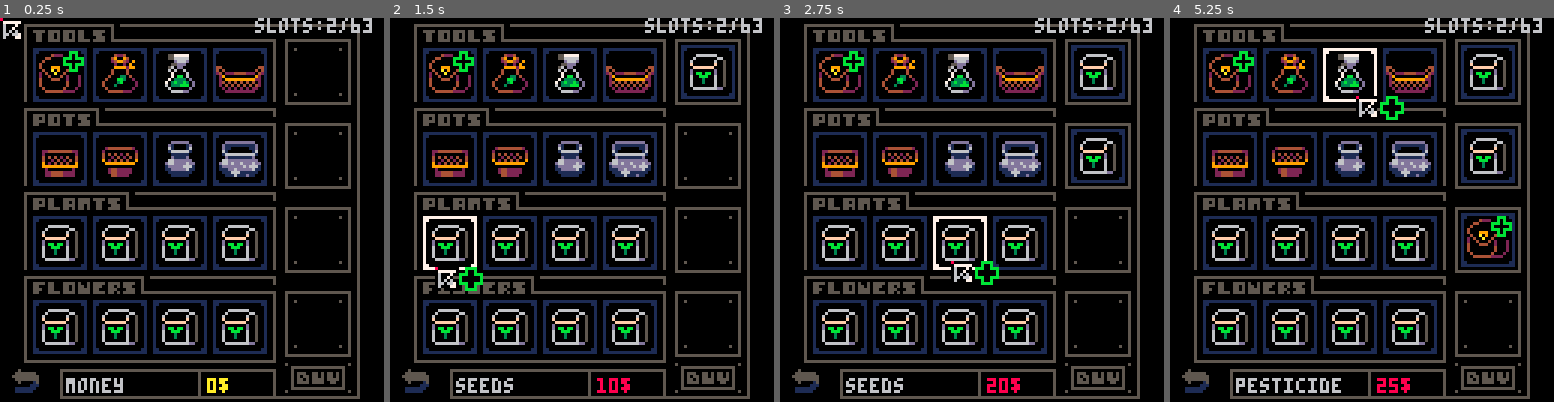
Above: before the commit, frames 1-4 (left to right).
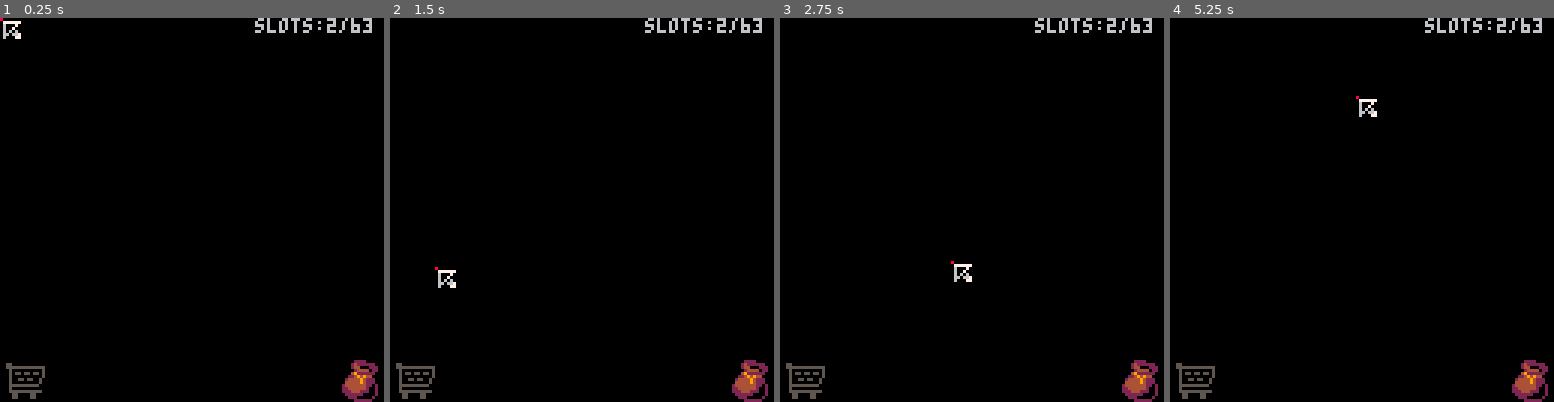
Above: after the commit, the same moments.

Repository: vinimesquitamoraes/Plantinhas
Game: PICO-8 cartridge plantinhas.p8
Two runs of this game, one before a commit and one after it. Both use one fixed random seed, a clock stepped at 60 frames per second and the inputs below.
Inputs (mouse positions are in pixels of both pictures, inside the frame that each line leads up to):
- Up to frame 1 (0.25 s): no input
- Up to frame 2 (1.5 s): tap X (X key) at 0.33, 1.07 s; click (670, 121) at 0.67 s; click (436, 267) at 1.22 s
- Up to frame 3 (2.75 s): click (887, 114) at 1.77 s; tap X (X key) at 1.85 s; click (952, 259) at 2.32 s
- Up to frame 4 (5.25 s): click (1404, 106) at 2.87 s; tap X (X key) at 2.97, 4.08, 5.2 s; click (1465, 256) at 3.42 s; click (1231, 102) at 3.97 s; click (1292, 248) at 4.52 s; click (1354, 94) at 5.07 s

The runs differ from the first frame. In frame 1, 27% of the frame differs, in the area x 1-99%, y 1-100%; in frame 2, 27%; in frame 3, 28%; in frame 4, 29%.

Commit message:
add/added sound for store and back buttons

Diff:
--- a/plantinhas.p8
+++ b/plantinhas.p8
@@ -28,7 +28,7 @@
  2 para loja
  3 para o deposito
  ]]
- status = 2
+ status = 1
 
  local load_aux = dget(0)
 	--game vars
@@ -358,6 +358,9 @@
   id       = 0,
   ls_gua   = ls_guardar,
   ls_aux   = ls_aux or nil,
+  is_hover = false,
+  sfx_hover= false,
+  sfx_id   = 0,
   --metodos--------------------------------------------------------------------------------------------------------+
   --mover objeto ..................................................................................................+
   mov = function(self, newx, newy)
@@ -615,11 +618,11 @@
 
 		--lojinha
 		if subtipo == 1 then
- 		self.x,self.y,self.w,self.h,self.tam,self.s,self.sr,self.sp,self.ct = 1,113,16,16,2,14,14,46,1
+  	self.sfx_id,self.x,self.y,self.w,self.h,self.tam,self.s,self.sr,self.sp,self.ct = 1,1,113,16,16,2,14,14,46,1
 
 	 --voltar
 		elseif subtipo == 2 then
-	 	self.x,self.y,self.w,self.h,self.tam,self.s,self.sr,self.sp,self.ct = 1,113,16,16,2,12,12,44,0
+		 self.sfx_id,self.x,self.y,self.w,self.h,self.tam,self.s,self.sr,self.sp,self.ct = 2,1,113,16,16,2,12,12,44,0
 
 		--comprar
 		elseif subtipo == 3 then
@@ -677,6 +680,7 @@
 				elseif tipo_bt == 6 then
 					ls_atl.show = not ls_atl.show
 				end
+				sfx(self.sfx_id)
 			end
 		end
 
@@ -687,18 +691,29 @@
 				if(self.tip == 3 and count(ls_car.coisas)>0)then
 				 self.cor1 =	self.cor2
 				else
-				 self.cor1,self.s  =	self.cor3,self.sp
+				 self.cor1,self.s =	self.cor3,self.sp
 				end
 
 			else
 
-			 self.cor1,	self.s =	self.cor3,self.sr
+		 self.cor1,	self.s =	self.cor3,self.sr
 
 			end
 		end
 
 	elseif self.cla == "espaco" then
   self.w, self.h, self.tam, self.disp, self.item = 18, 18, 16, true, {}
+
+		function self:hover(tip_col)
+
+			if(self:col_mouse(tip_col))then
+			 self.cor1 = self.cor2
+			else
+			 self.cor1,self.qual,self.val = self.cor3,nil,false
+			end
+
+		end
+
 
  	if(range(subtipo,1,2))then
  		function self:des()
@@ -736,7 +751,7 @@
 			 end
 			end
 
-		--carinho
+		--carrinho
  	elseif subtipo == 2 then
 			self.cor1,self.cor3,	self.cor2 = 1,1,8
 
@@ -751,16 +766,6 @@
 		--atalho
  	elseif subtipo == 3 then
  		self.x,self.y,self.w,self.h = 64,64,16,16
-		end
-
-		function self:hover(tip_col)
-
-			if(self:col_mouse(tip_col))then
-			 self.cor1 = self.cor2
-			else
-			 self.cor1,self.qual,self.val = self.cor3,nil,false
-			end
-
 		end
 
 	elseif self.cla == "prateleira" then
@@ -1163,7 +1168,7 @@
 
 end
 -->8
---loljinha =====================
+---loljinha =====================
 function	des_lojinha()
  --base
 	rect(8,2,119,114,5)
Not shown, changed: the sound effects (__sfx__) section of plantinhas.p8
